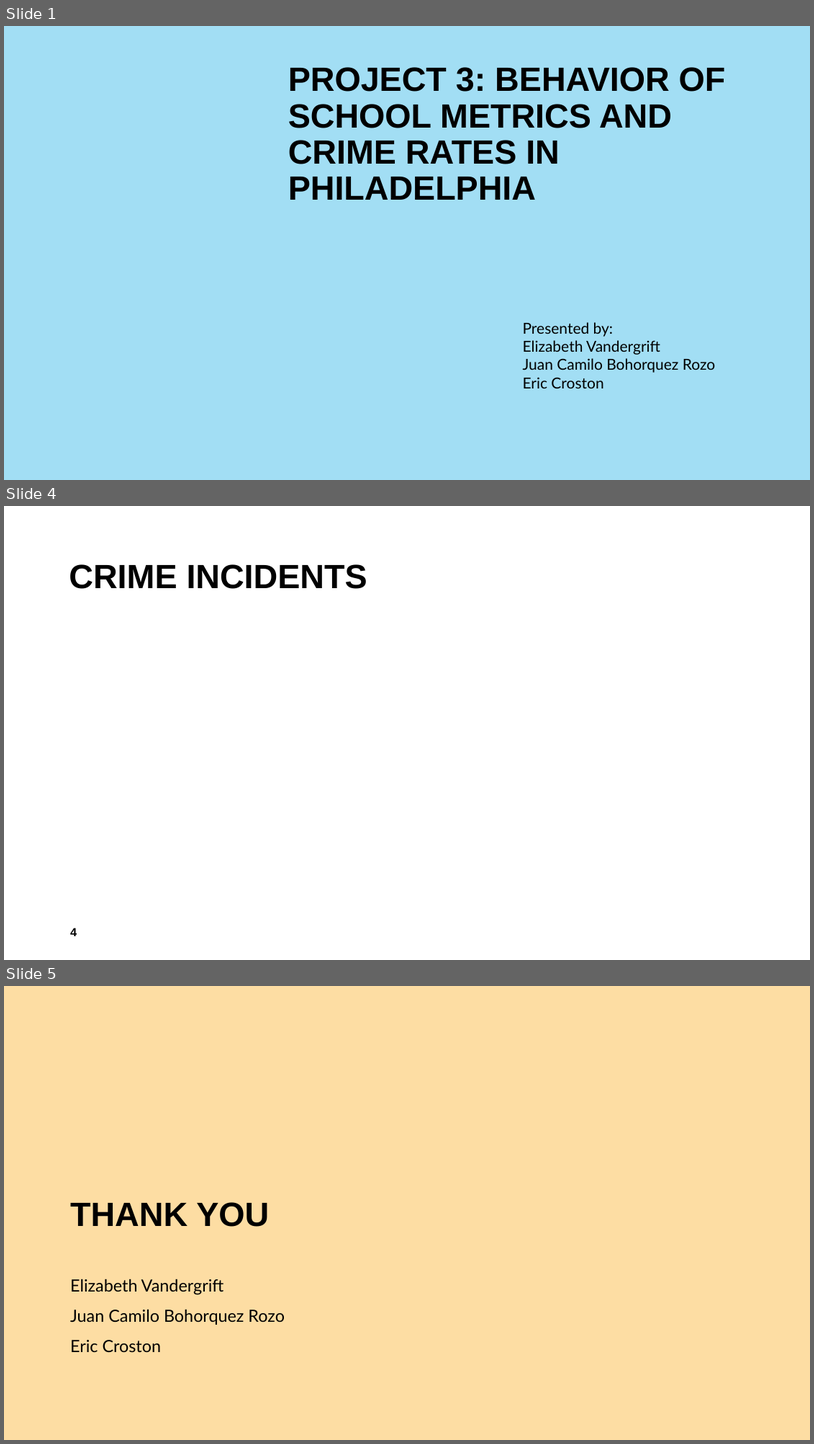
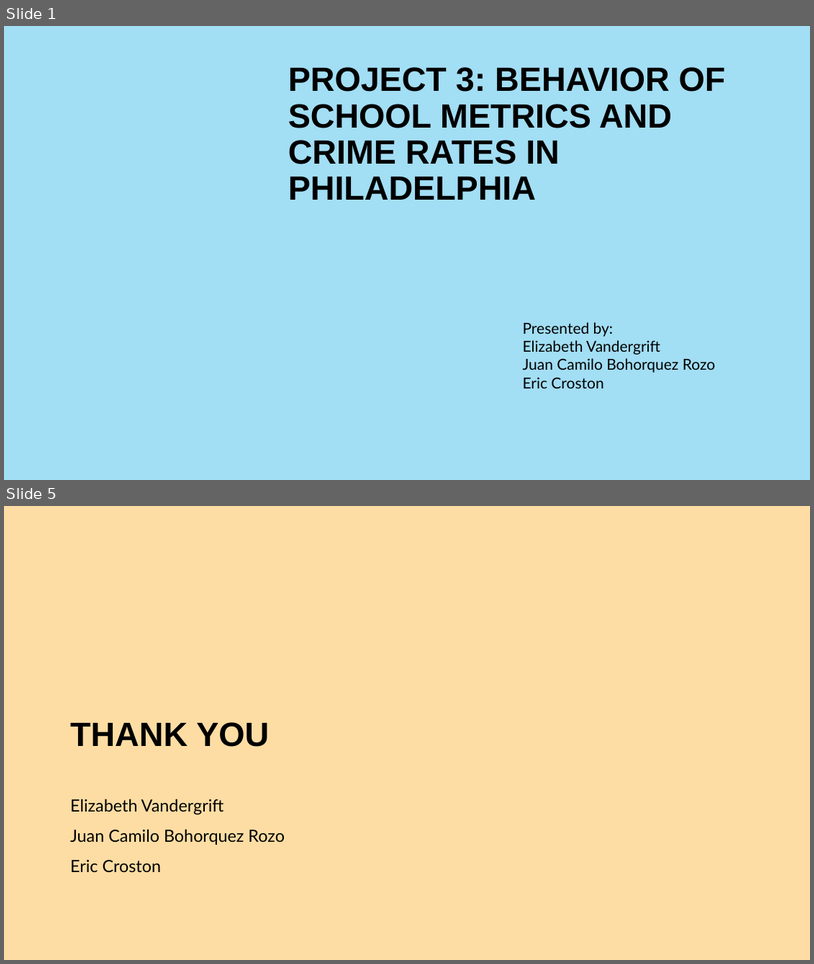
Before and after one commit to ElizabethVandergrift/Philadelphia-CrimeData_and_SchoolMetrics, a slide deck: Presentation_Philly_Crime_School_Eric.pptx. Shown one above the other, each under a label of ours: slides 1, 4 and 5 before the commit, slides 1 and 5 after it; the slides between them are not shown. The pictures are 814x1444 and 814x964 pixels, drawn with LibreOffice and Linux fonts; fonts in the diff are those of the drawing; background and template pictures are left out. Boxes give left, top, right and bottom in pixels: in the first picture for what was removed or moved away, otherwise in the second. Text is boxed around its words. In the diff, an @@ line names an element or a change of style, - is before the commit and + after.

```diff
--- a/Presentation_Philly_Crime_School_Eric.pptx
+++ b/Presentation_Philly_Crime_School_Eric.pptx
@@ slide 4 removed at (4, 506, 810, 960), background #FFFFFF @@
@@ title removed at (69, 564, 368, 589) @@
-CRIME INCIDENTS
@@ page number removed at (70, 927, 77, 936) @@
-4
```
Also in this commit, not shown: 2 slides changed, 1 slide added, 1 other file.
